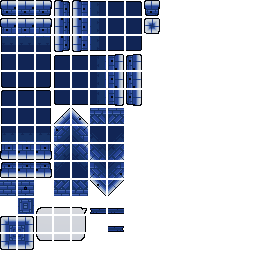
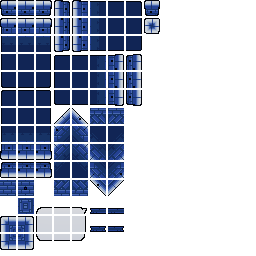
Revision of a layered 256px x 256px image; what changed, layer by layer:
painted on "그룹 2 - 고급 개체 그룹" over [90, 226, 106, 232]
